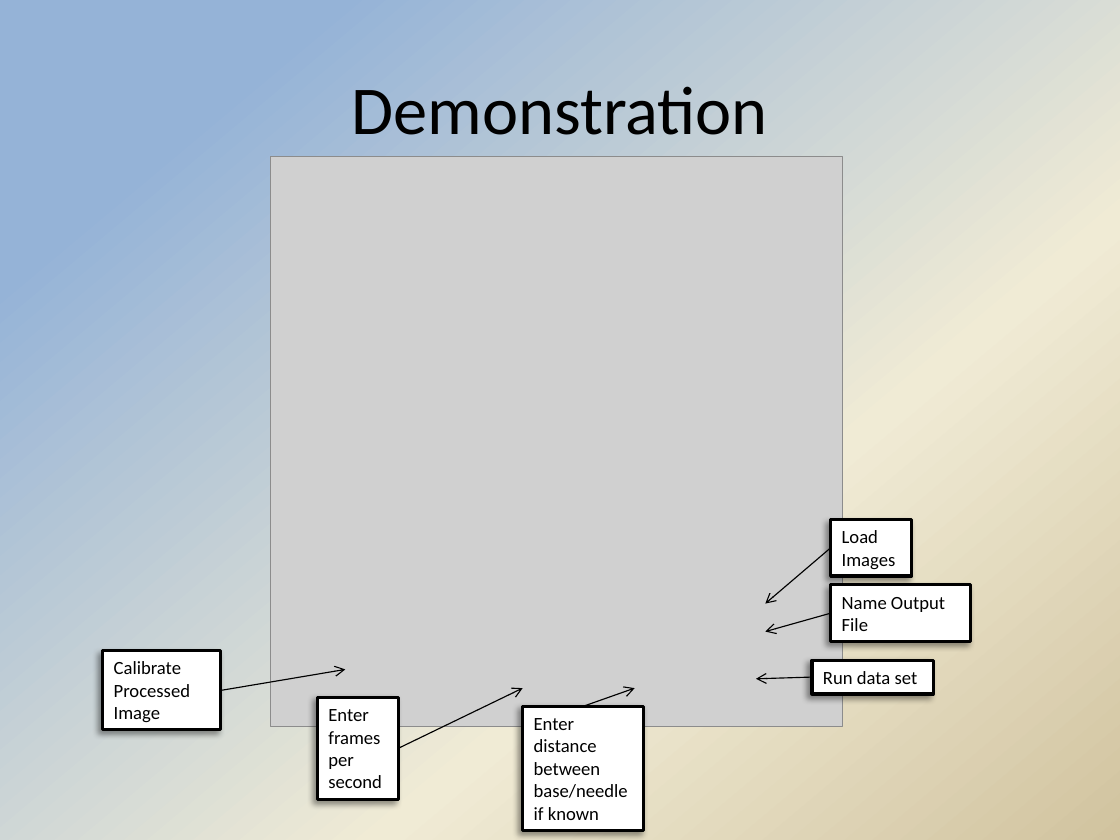
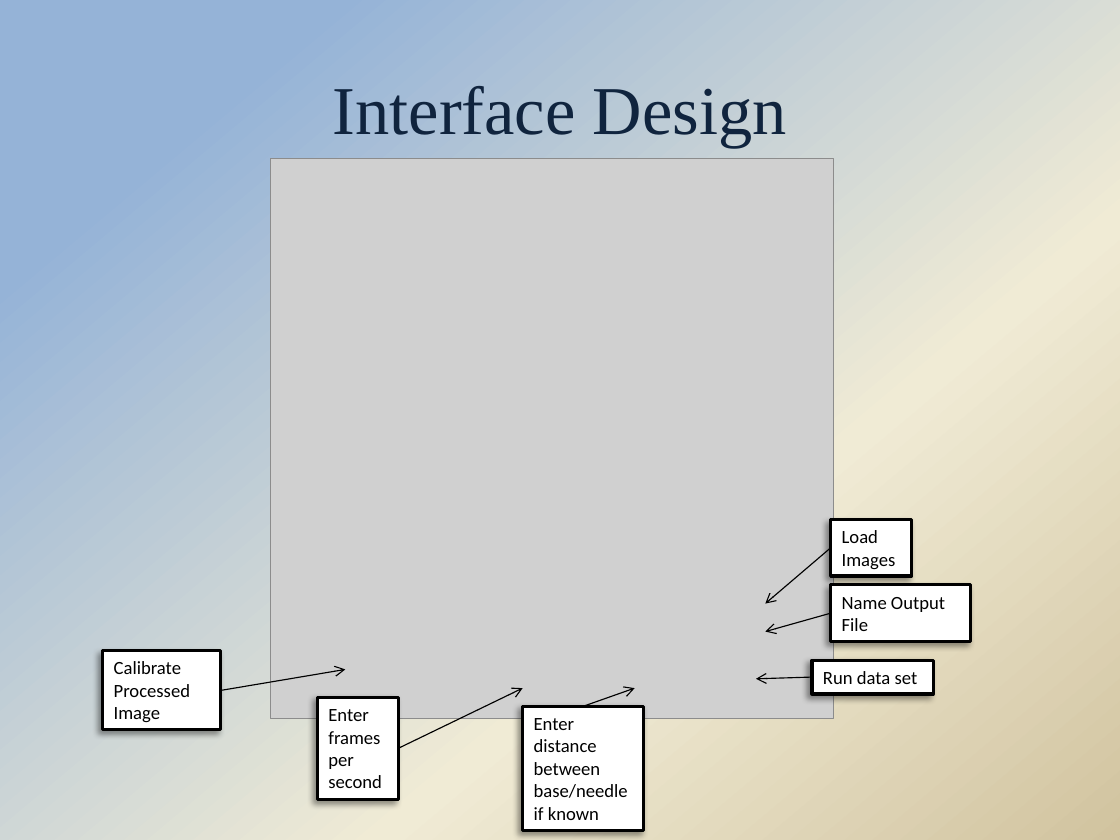
Before and after one commit to Hdtran89/ImageProcessing, a slide deck: slide 9 of A Team Documents/Final presentation.pptx (slide 6 before the commit). Drawn at 1120x840 pixels with LibreOffice and Linux fonts; fonts in the diff are those of the drawing; grey boxes stand for pictures; background and template pictures are left out. Boxes give left, top, right and bottom in pixels: in the first picture for what was removed or moved away, otherwise in the second. Text is boxed around its words. In the diff, an @@ line names an element or a change of style, - is before the commit and + after.

```diff
--- a/A Team Documents/Final presentation.pptx
+++ b/A Team Documents/Final presentation.pptx
@@ title at bbox=[333, 86, 787, 148]: text changed; font Calibri to Times New Roman; text colour #000000 to #0F243E @@
-Demonstration
+Interface Design
@@ picture: place and size @@
-picture at bbox=[271, 156, 843, 727]
+picture at bbox=[271, 159, 834, 719]
```
Also in this commit, not shown: 13 other slides changed, 9 slides added, 1 slide removed.
